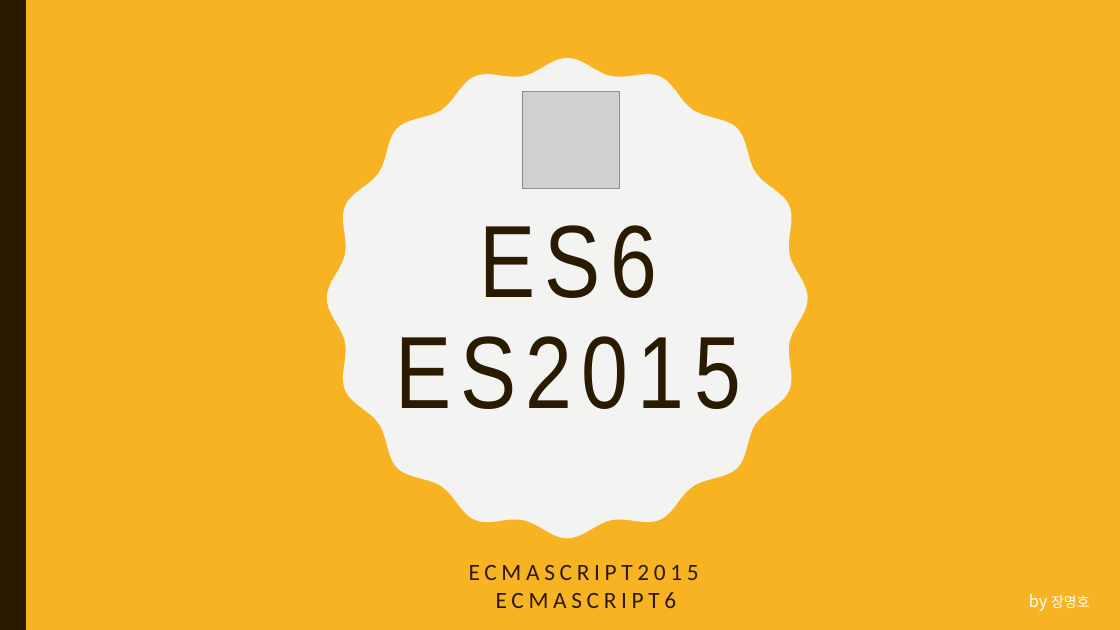
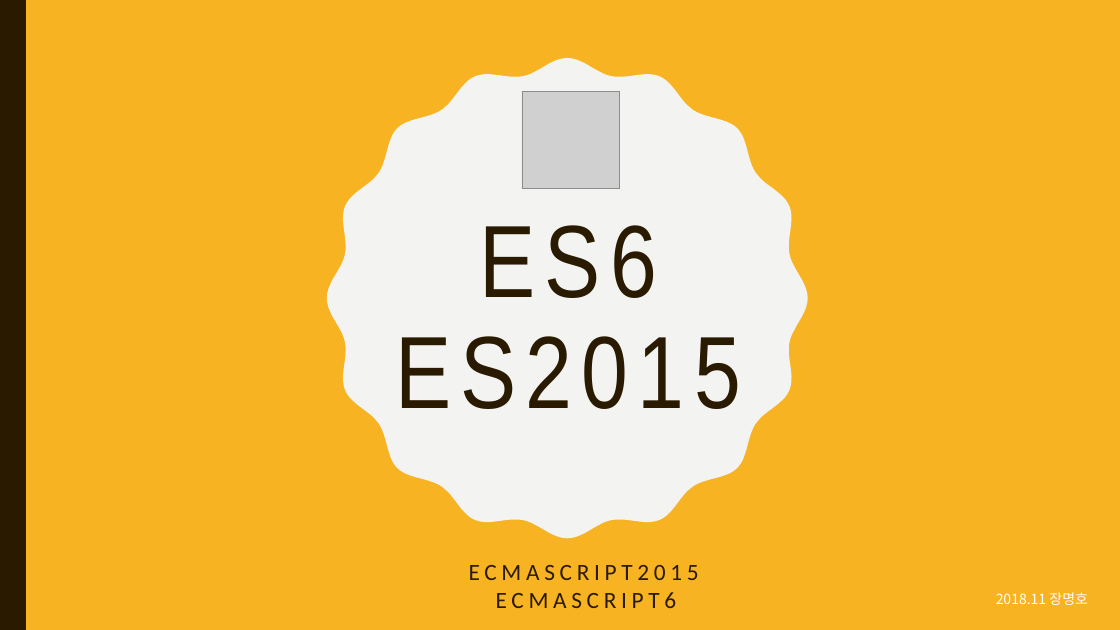
Before and after one commit to jangmang/ECMAScript6-ECMAScript201-, a slide deck: slide 1 of ES6.pptx. Drawn at 1120x630 pixels with LibreOffice and Linux fonts; fonts in the diff are those of the drawing; grey boxes stand for pictures. Boxes give left, top, right and bottom in pixels: in the first picture for what was removed or moved away, otherwise in the second. Text is boxed around its words. In the diff, an @@ line names an element or a change of style, - is before the commit and + after.

```diff
--- a/ES6.pptx
+++ b/ES6.pptx
@@ text at (996,592,1088,605): text changed @@
-by 장명호
+2018.11 장명호
```
Also in this commit, not shown: 10 other slides changed, 5 slides added, 7 other files.
